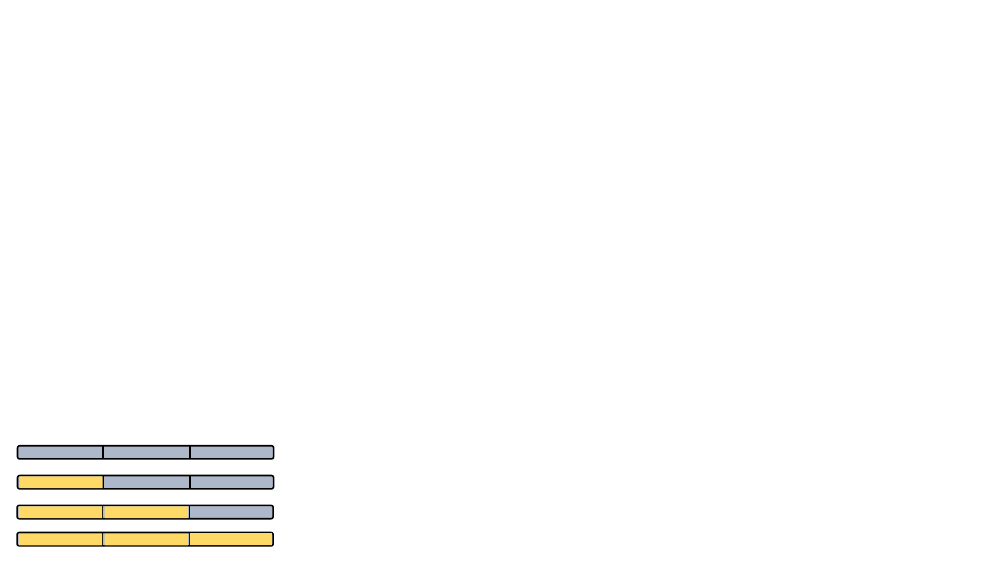
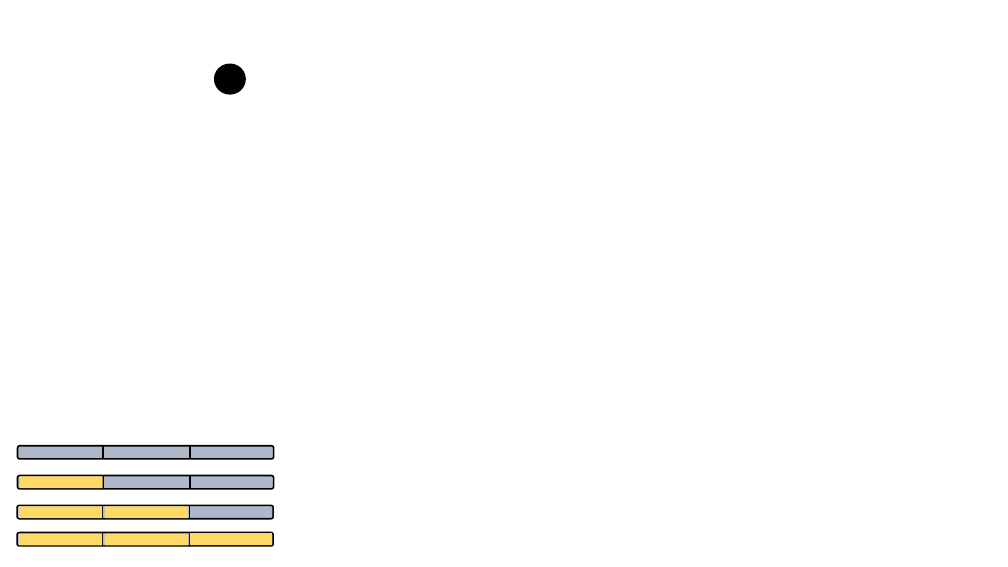
Before and after one commit to RodrigoTeran/Online-Web-Game-TimeOfWar.io-, a slide deck: slide 7 of Info/Dinámica del juego.pptx. Drawn at 1008x567 pixels with LibreOffice and Linux fonts; fonts in the diff are those of the drawing. Boxes give left, top, right and bottom in pixels: in the first picture for what was removed or moved away, otherwise in the second. Text is boxed around its words. In the diff, an @@ line names an element or a change of style, - is before the commit and + after.

```diff
--- a/Info/Dinámica del juego.pptx
+++ b/Info/Dinámica del juego.pptx
@@ ellipse added at box(215, 64, 246, 95), fill #000000, outline #000000 1 pt @@
```
Also in this commit, not shown: 4 other files.
